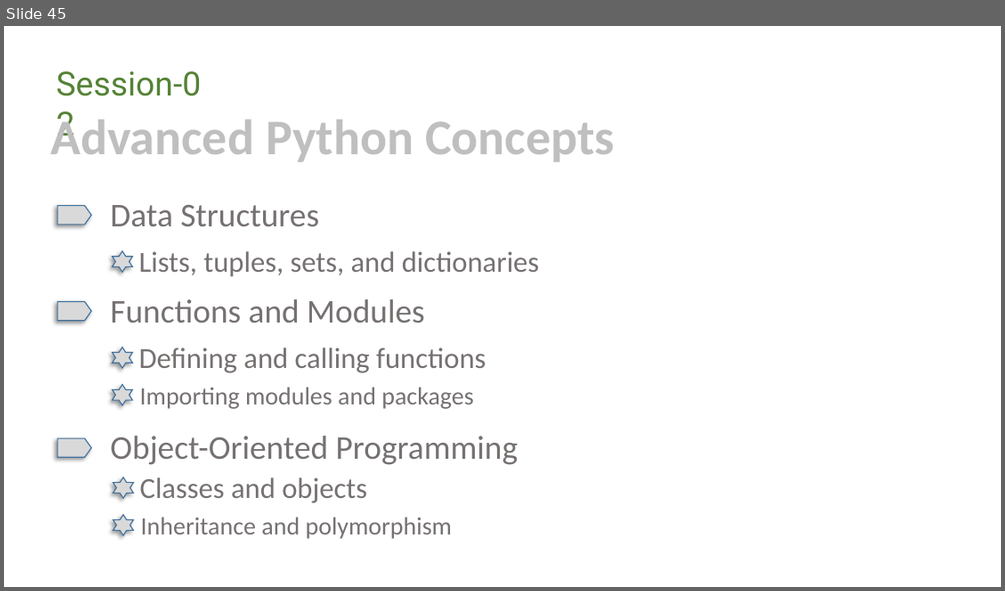
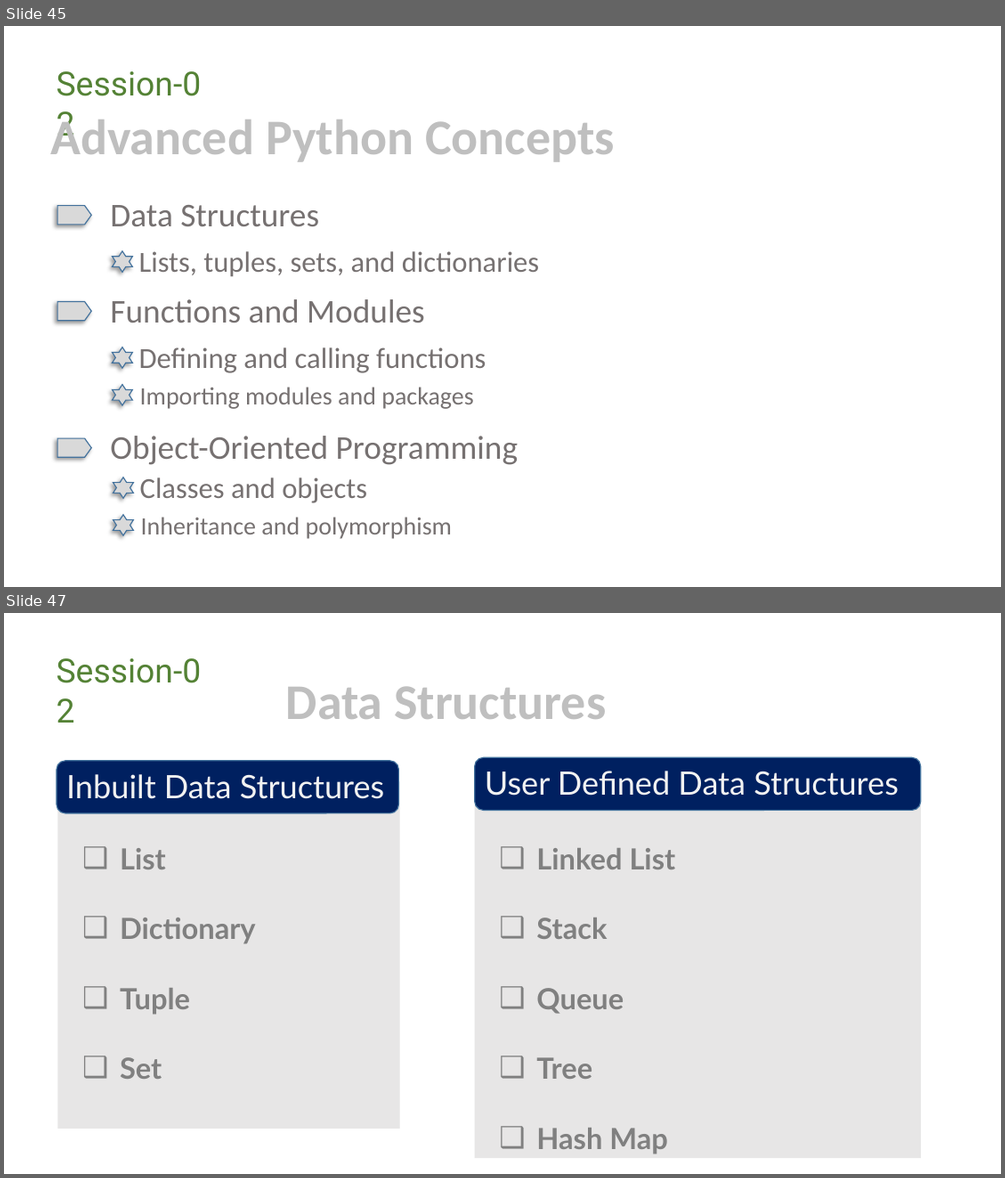
Before and after one commit to bibhu-otz/.NET, a slide deck: Python.pptx. Shown one above the other, each under a label of ours: slide 45 before the commit, slides 45 and 47 after it; the slides between them are not shown. The pictures are 1005x591 and 1005x1178 pixels, drawn with LibreOffice and Linux fonts; fonts in the diff are those of the drawing; background and template pictures are left out. Boxes give left, top, right and bottom in pixels: in the first picture for what was removed or moved away, otherwise in the second. Text is boxed around its words. In the diff, an @@ line names an element or a change of style, - is before the commit and + after.

```diff
--- a/Python.pptx
+++ b/Python.pptx
@@ slide 47 added at bbox=[4, 613, 1001, 1174], background picture (left out) @@
@@ text added at bbox=[57, 658, 202, 683], 32 pt, text #548235 @@
+Session-02
@@ text added at bbox=[286, 686, 606, 719], 48 pt, text #BFBFBF, bold @@
+Data Structures
@@ rounded rectangle added at bbox=[57, 761, 399, 812], fill #002060, outline #43739E 1 pt, 31 pt, text #F2F2F2 @@
+  Inbuilt Data Structures
@@ rounded rectangle added at bbox=[474, 757, 921, 810], fill #002060, outline #43739E 1 pt, 31 pt, text #F2F2F2 @@
+  User Defined Data Structures
@@ rectangle added at bbox=[57, 806, 400, 1129], fill #E7E6E6, 28 pt, text #808080, bold @@
+  ❑ List
+  ❑ Dictionary
+  ❑ Tuple
+  ❑ Set
@@ rectangle added at bbox=[474, 806, 921, 1159], fill #E7E6E6, 28 pt, text #808080, bold @@
+  ❑ Linked List
+  ❑ Stack
+  ❑ Queue
+  ❑ Tree
+  ❑ Hash Map
```
Also in this commit, not shown: 25 other slides added.
